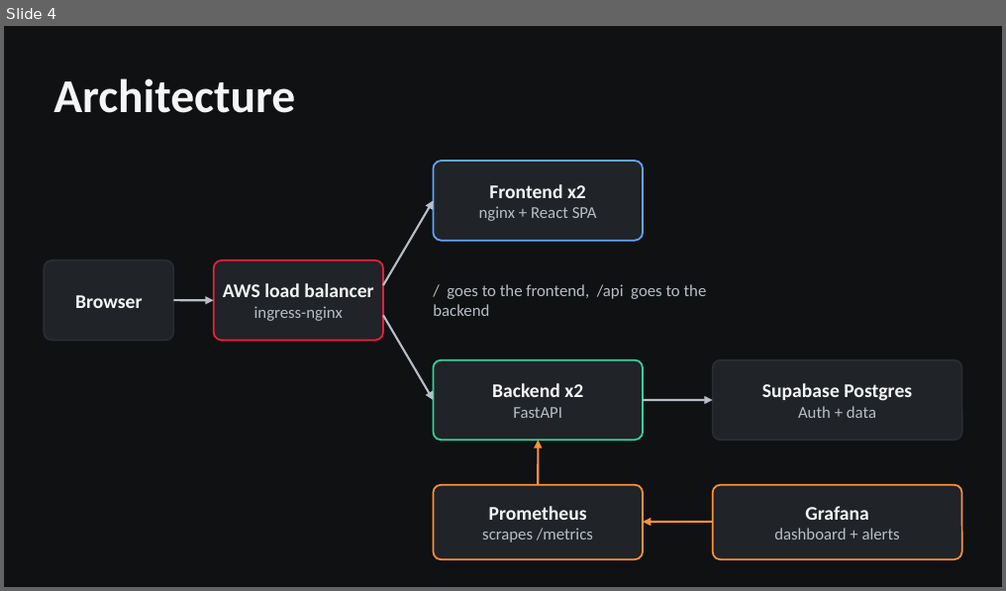
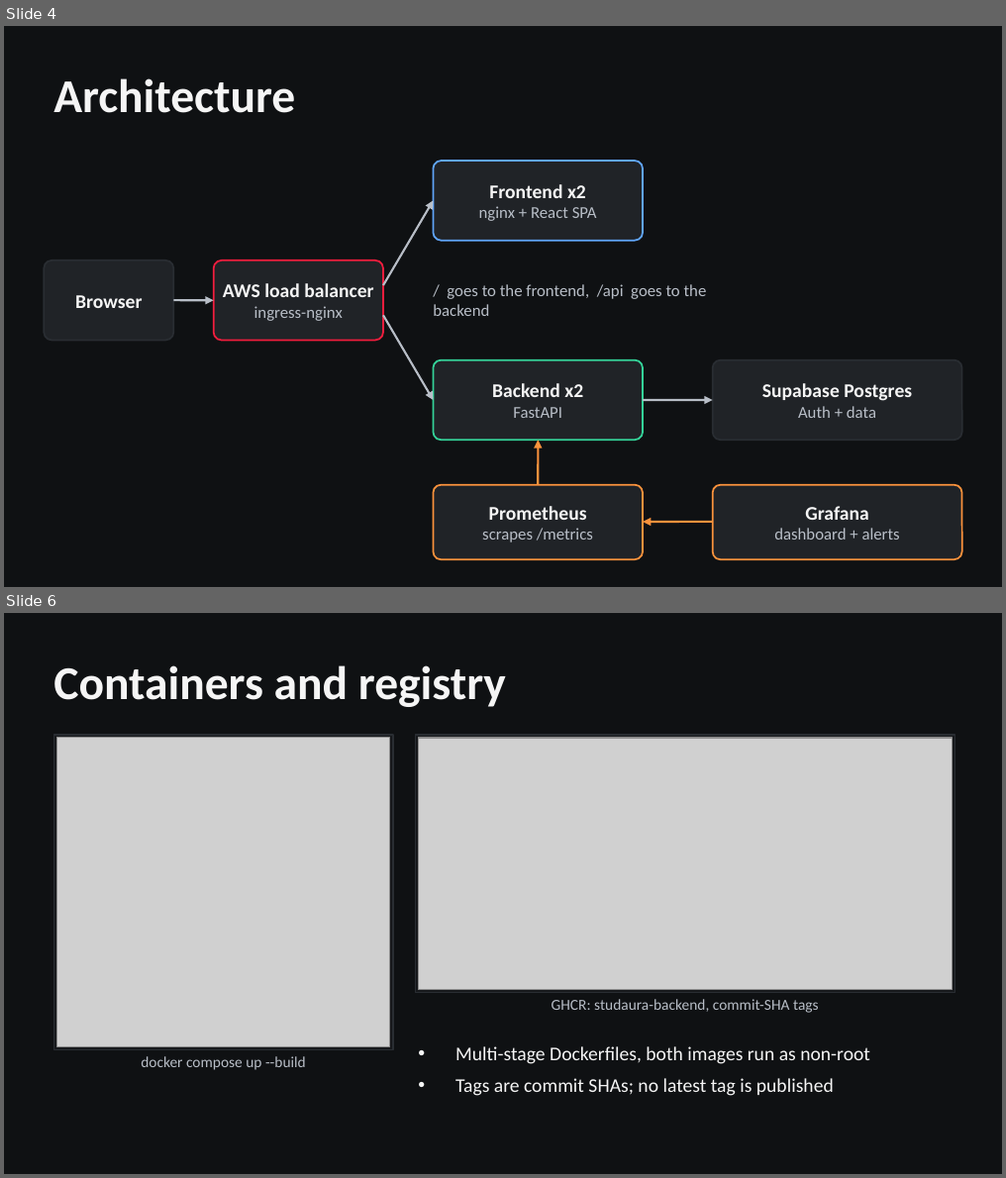
Before and after one commit to Avishkar74/StudAura, a slide deck: demo/StudAura-presentation.pptx. Shown one above the other, each under a label of ours: slide 4 before the commit, slides 4 and 6 after it; the slides between them are not shown. The pictures are 1006x591 and 1006x1178 pixels, drawn with LibreOffice and Linux fonts; fonts in the diff are those of the drawing; grey boxes stand for pictures. Boxes give left, top, right and bottom in pixels: in the first picture for what was removed or moved away, otherwise in the second. Text is boxed around its words. In the diff, an @@ line names an element or a change of style, - is before the commit and + after.

Commit message:
docs: grid evidence in the README, submission guide, deck with screenshots (#44)
All screenshots, clickable grids in the README, a module-by-module submission guide and a 14-slide deck that uses the screenshots; resource counts corrected to 35.

```diff
--- a/demo/StudAura-presentation.pptx
+++ b/demo/StudAura-presentation.pptx
@@ slide 6 added at bbox=[4, 613, 1002, 1174], background #0F1113 @@
@@ text added at bbox=[54, 665, 506, 707], 34 pt, text #F5F5F5, bold @@
+Containers and registry
@@ rectangle added at bbox=[54, 735, 393, 1051], fill #17191C, outline #292D32 1 pt @@
@@ picture added at bbox=[56, 738, 390, 1047] @@
@@ rectangle added at bbox=[415, 735, 955, 993], fill #17191C, outline #292D32 1 pt @@
@@ picture added at bbox=[418, 738, 952, 990] @@
@@ text added at bbox=[551, 999, 819, 1013], 11 pt, text #B8BEC7 @@
+GHCR: studaura-backend, commit-SHA tags
@@ text added at bbox=[141, 1057, 306, 1070], 11 pt, text #B8BEC7 @@
+docker compose up --build
@@ text added at bbox=[455, 1047, 870, 1096], 14 pt, text #F5F5F5 @@
+• Multi-stage Dockerfiles, both images run as non-root
+• Tags are commit SHAs; no latest tag is published
```
Also in this commit, not shown: 8 slides changed, 3 other slides added, 2 slides removed, 29 other files.
